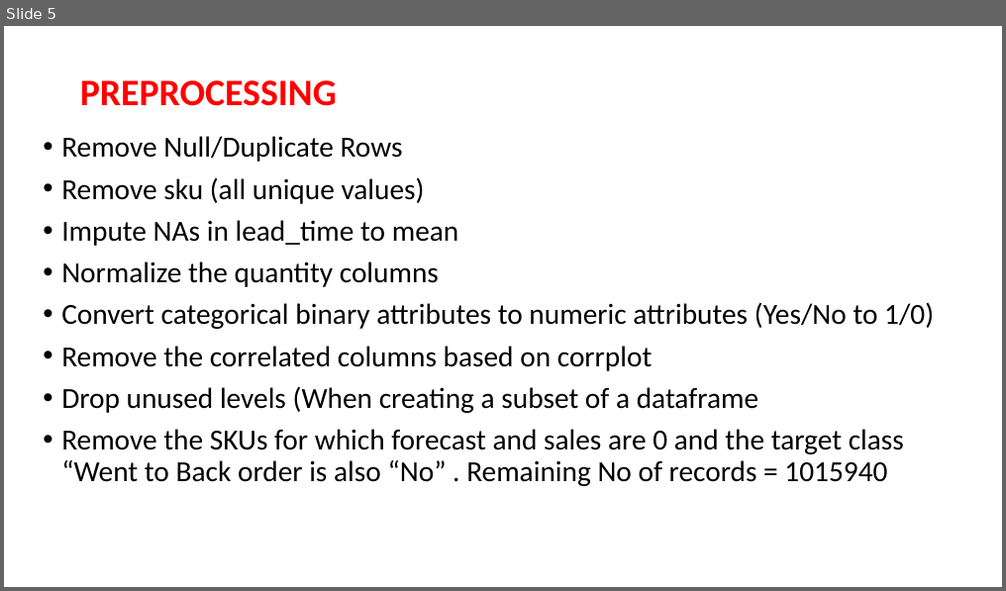
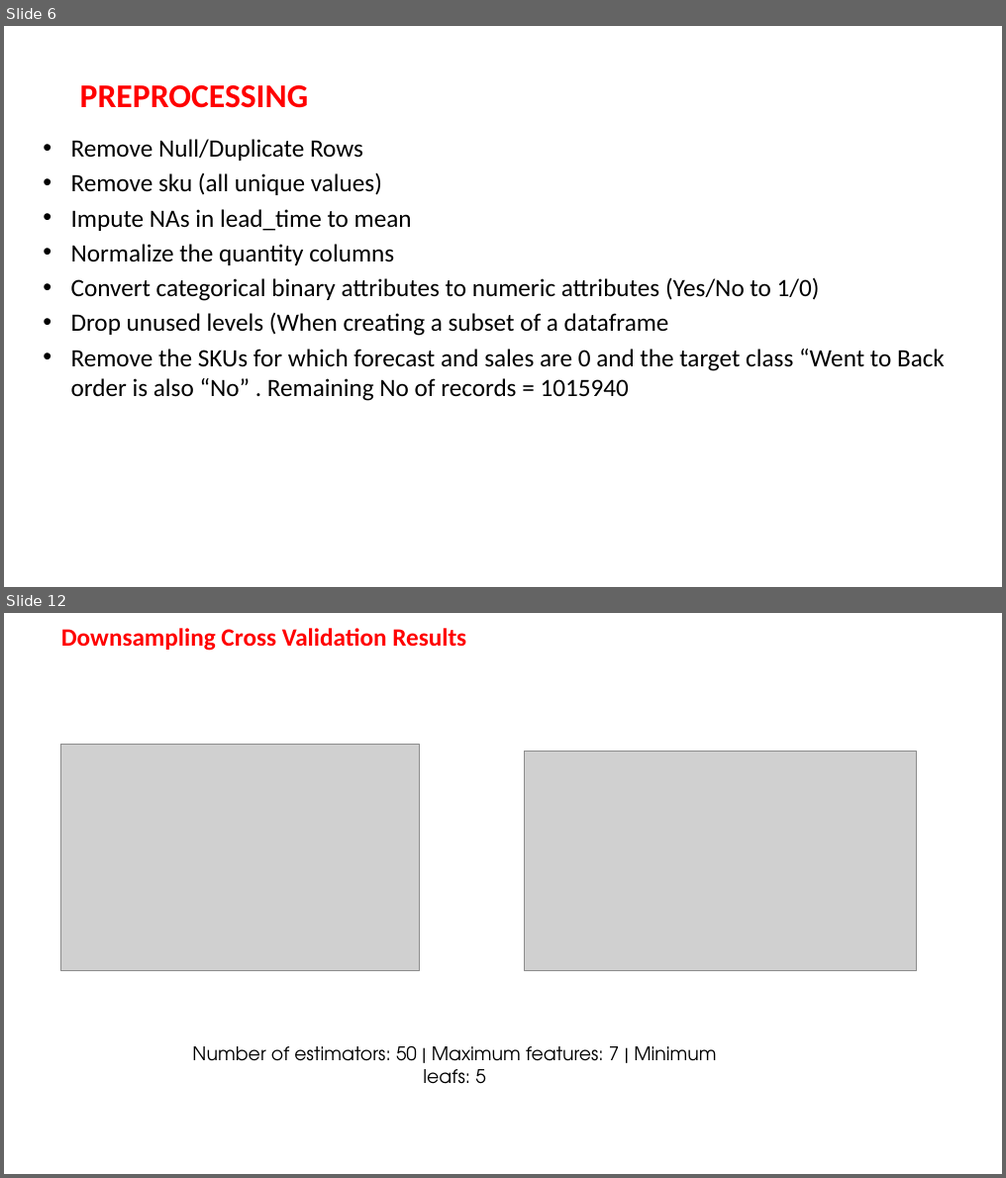
Before and after one commit to Souvik-karmakar/Inventory-Management-Project, a slide deck: INVENTORY MANAGEMENTppt.pptx. Shown one above the other, each under a label of ours: slide 5 before the commit, slides 6 and 12 after it; the slides between them are not shown. The pictures are 1006x591 and 1006x1178 pixels, drawn with LibreOffice and Linux fonts; fonts in the diff are those of the drawing; grey boxes stand for pictures; background and template pictures are left out. Boxes give left, top, right and bottom in pixels: in the first picture for what was removed or moved away, otherwise in the second. Text is boxed around its words. In the diff, an @@ line names an element or a change of style, - is before the commit and + after.

```diff
--- a/INVENTORY MANAGEMENTppt.pptx
+++ b/INVENTORY MANAGEMENTppt.pptx
@@ slide 12 added at (4, 613, 1002, 1174), background picture (left out) @@
@@ title added at (61, 628, 466, 651), 24 pt, text #FF0000, bold @@
+Downsampling Cross Validation Results
@@ picture added at (60, 744, 419, 970) @@
@@ picture added at (525, 752, 917, 970) @@
@@ text added at (192, 1046, 716, 1084), 18 pt, text #000000 @@
+Number of estimators: 50 | Maximum features: 7 | Minimum leafs: 5
@@ what was slide 5 is now slide 6 @@
@@ slide 6 changed as well @@
@@ title "PREPROCESSING" at (80, 85, 308, 108): size 36 to 32 pt; line spacing 0.9 to 1 @@
@@ text "Remove Null/Duplicate Rows" at (71, 139, 944, 401): size 28 to 24 pt; indent changed; line spacing 0.9 to 1; less space between paragraphs @@
@@ text at (61, 346, 652, 372): paragraph removed @@
-• Remove the correlated columns based on corrplot
```
Also in this commit, not shown: 4 other slides changed, 9 other slides added.
